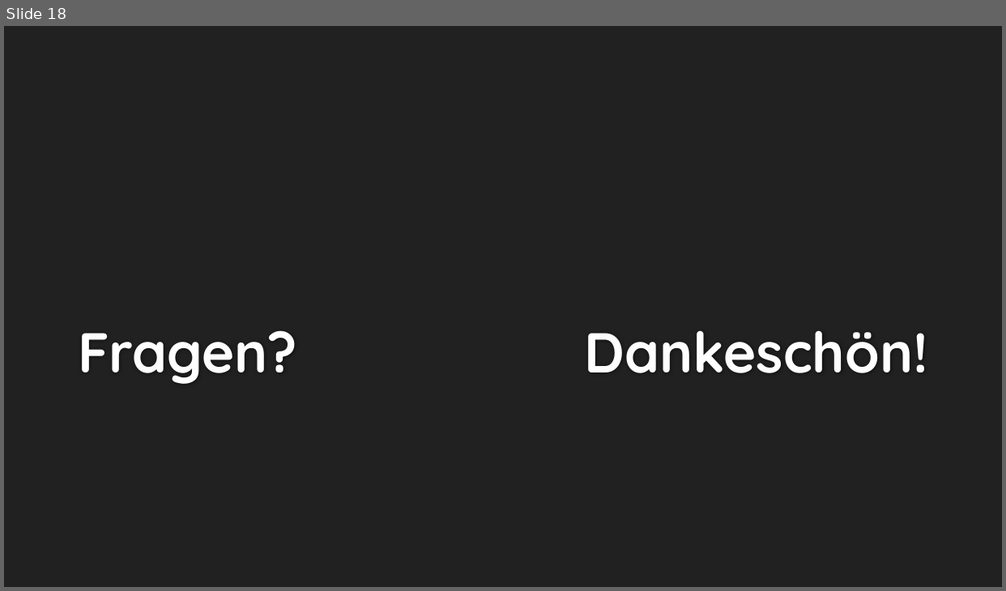
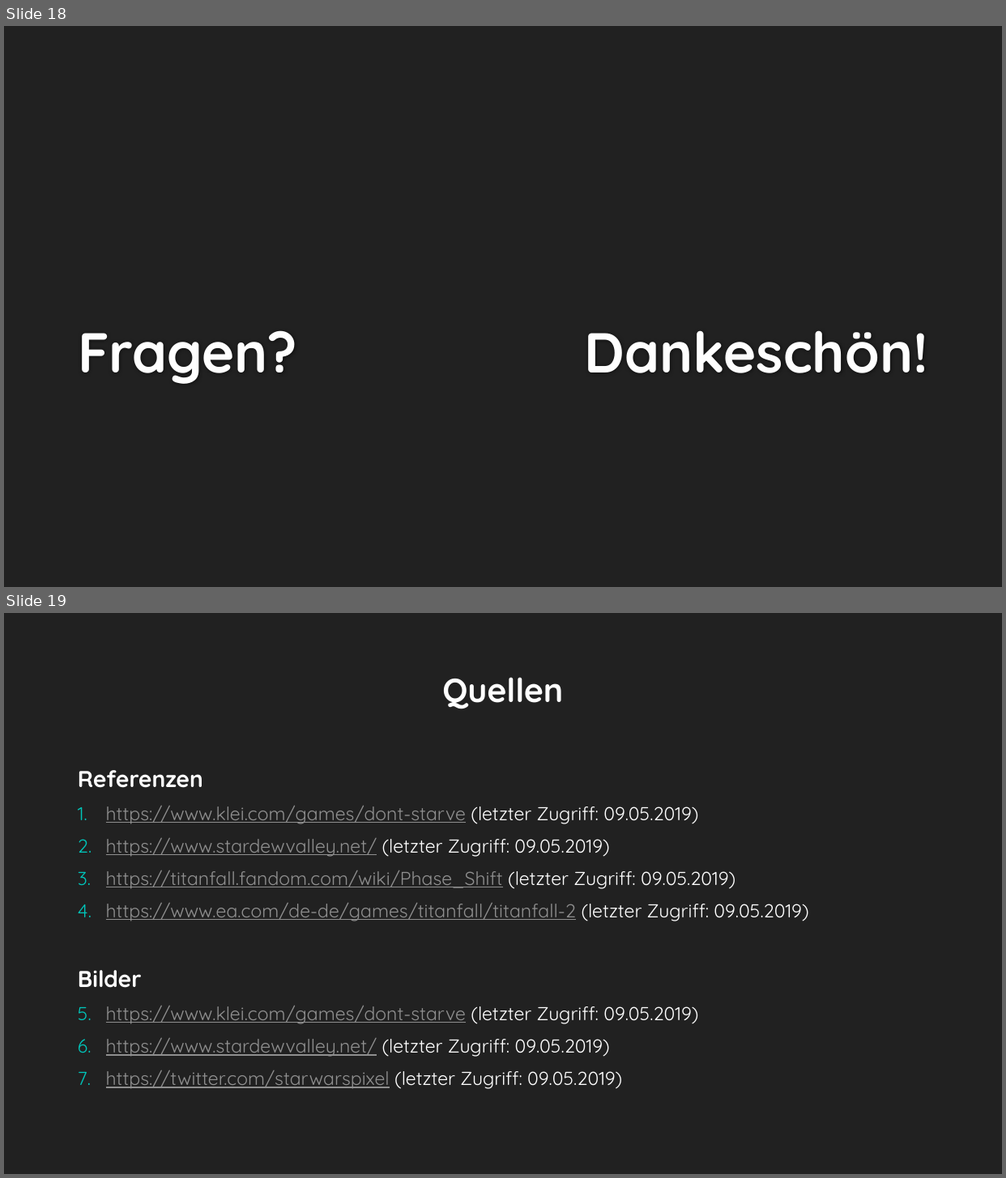
Before and after one commit to EmKaCe/DoctorWhy, a slide deck: Information/Präsentation.pptx. Shown one above the other, each under a label of ours: slide 18 before the commit, slides 18 and 19 after it. The pictures are 1006x591 and 1006x1178 pixels, drawn with LibreOffice and Linux fonts; fonts in the diff are those of the drawing; background and template pictures are left out. Boxes give left, top, right and bottom in pixels: in the first picture for what was removed or moved away, otherwise in the second. Text is boxed around its words. In the diff, an @@ line names an element or a change of style, - is before the commit and + after.

```diff
--- a/Information/Präsentation.pptx
+++ b/Information/Präsentation.pptx
@@ slide 19 added at <box>4,613,1002,1174</box>, background #212121 @@
@@ text added at <box>442,677,563,709</box>, 32 pt, text #FFFFFF, bold @@
+Quellen
@@ text added at <box>78,770,808,1089</box>, 18 pt, text #8F8F8F, underline @@
+Referenzen
+1. https://www.klei.com/games/dont-starve (letzter Zugriff: 09.05.2019)
+2. https://www.stardewvalley.net/ (letzter Zugriff: 09.05.2019)
+3. https://titanfall.fandom.com/wiki/Phase_Shift (letzter Zugriff: 09.05.2019)
+4. https://www.ea.com/de-de/games/titanfall/titanfall-2 (letzter Zugriff: 09.05.2019)
+Bilder
+1. https://www.klei.com/games/dont-starve (letzter Zugriff: 09.05.2019)
+2. https://www.stardewvalley.net/ (letzter Zugriff: 09.05.2019)
+3. https://twitter.com/starwarspixel (letzter Zugriff: 09.05.2019)
```
Also in this commit, not shown: 2 slides changed, 2 other slides added, 2 slides removed.
